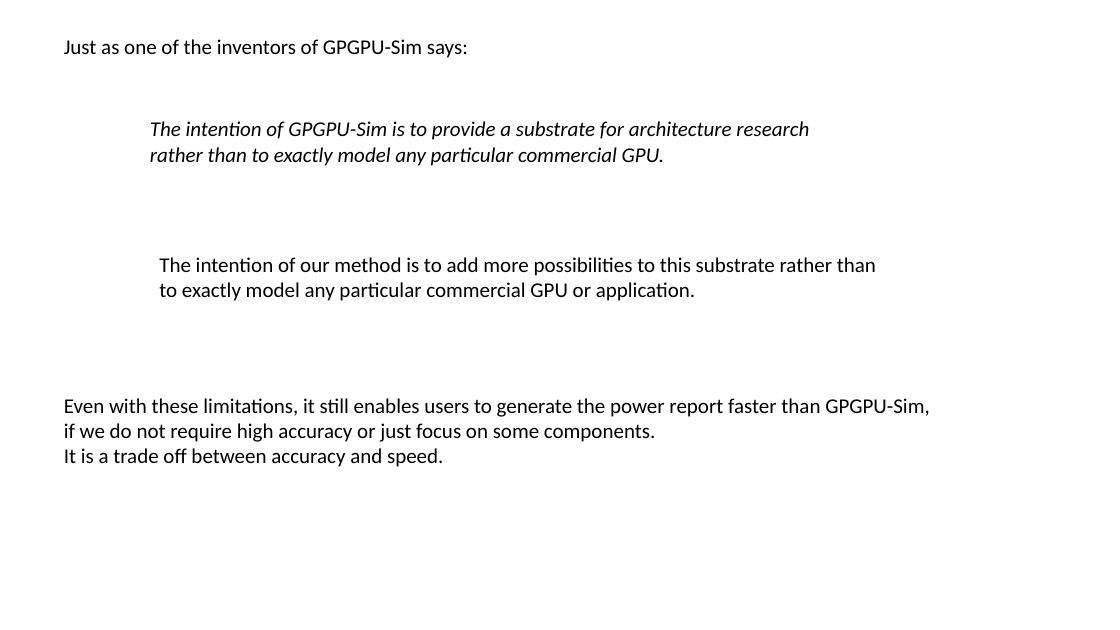
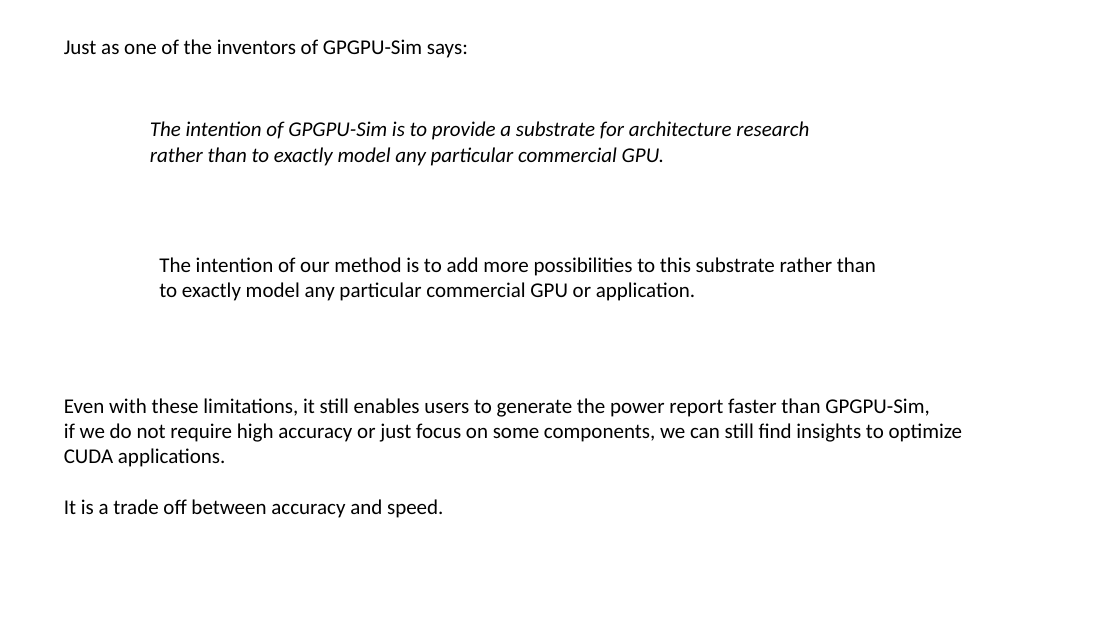
Before and after one commit to shenzongyi1997/GPU_learning, a slide deck: slide 26 of presentation/Shen Zongyi.pptx. Drawn at 1120x630 pixels with LibreOffice and Linux fonts; fonts in the diff are those of the drawing. Boxes give left, top, right and bottom in pixels: in the first picture for what was removed or moved away, otherwise in the second. Text is boxed around its words. In the diff, an @@ line names an element or a change of style, - is before the commit and + after.

```diff
--- a/presentation/Shen Zongyi.pptx
+++ b/presentation/Shen Zongyi.pptx
@@ text at (64, 423, 963, 467): text changed @@
-if we do not require high accuracy or just focus on some components.
+if we do not require high accuracy or just focus on some components, we can still find insights to optimize CUDA applications.
```
Also in this commit, not shown: 13 other slides changed, 1 slide added.
